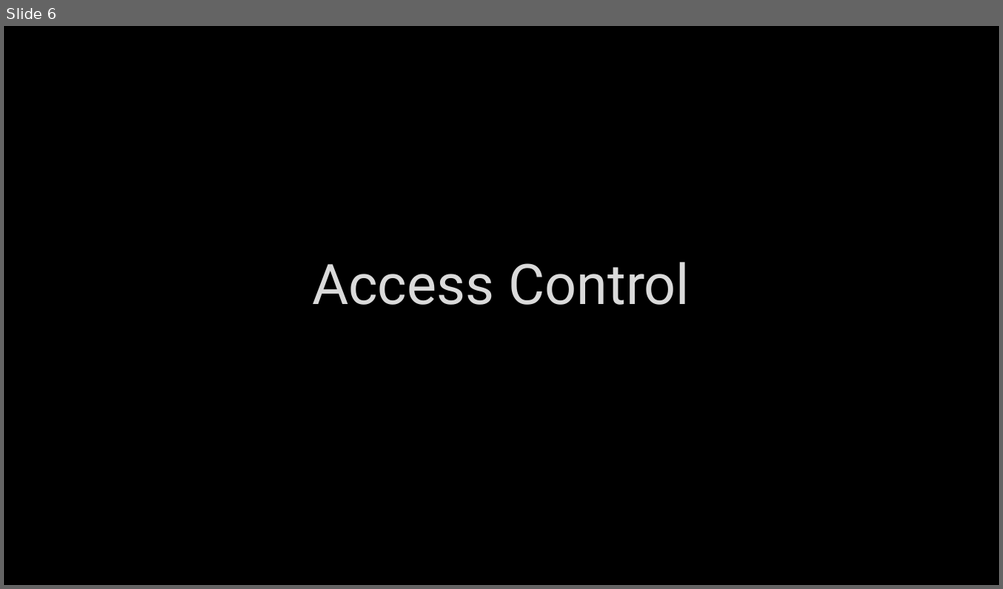
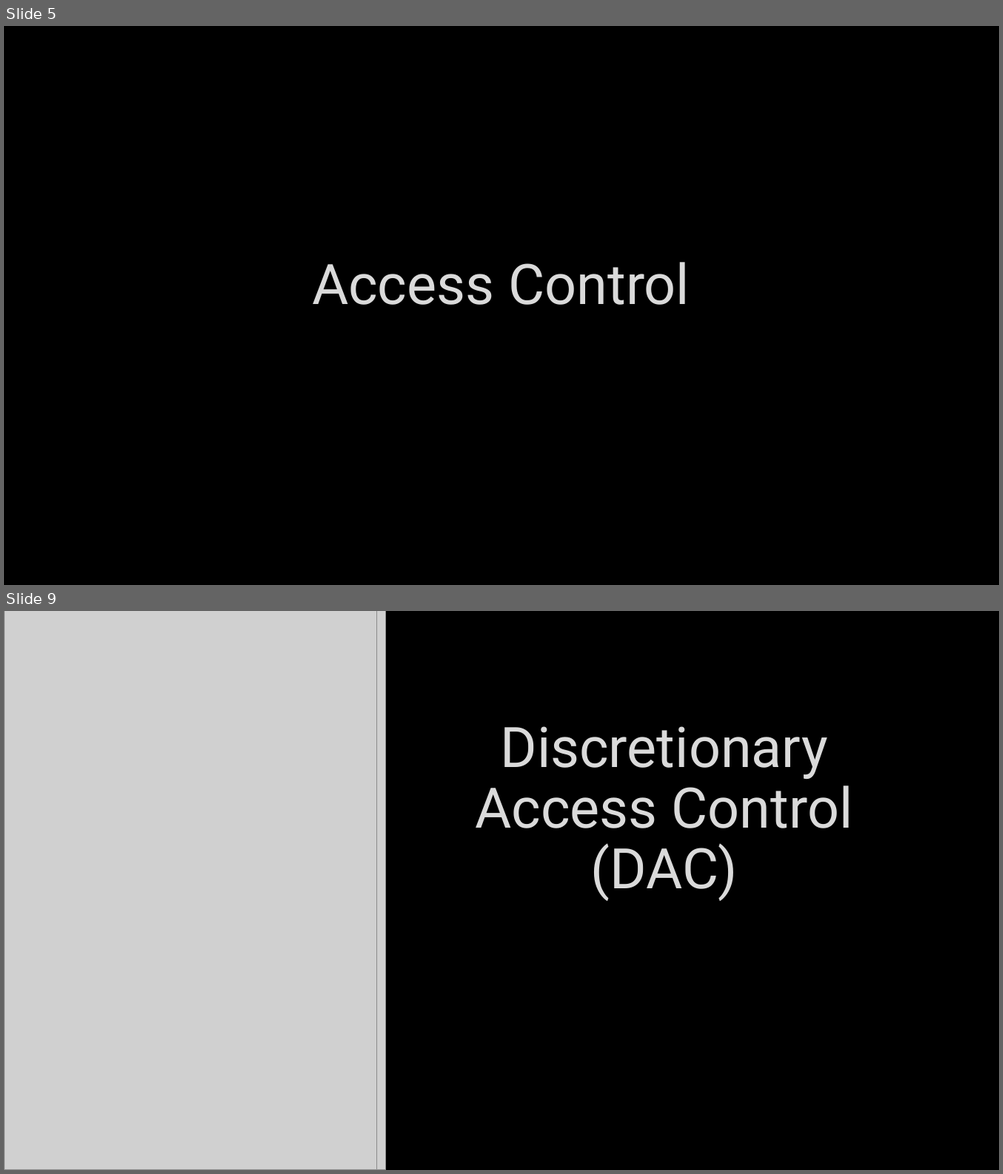
Before and after one commit to hexa-decim8/ISBPM, a slide deck: Class_Materials/Week_2/Day_1_Security_and_Architecture_WIP/ISBPM - Intro to Security.pptx. Shown one above the other, each under a label of ours: slide 6 before the commit, slides 5 and 9 after it; the slides between them are not shown. The pictures are 1003x589 and 1003x1174 pixels, drawn with LibreOffice and Linux fonts; fonts in the diff are those of the drawing; grey boxes stand for pictures; background and template pictures are left out. Boxes give left, top, right and bottom in pixels: in the first picture for what was removed or moved away, otherwise in the second. Text is boxed around its words. In the diff, an @@ line names an element or a change of style, - is before the commit and + after.

```diff
--- a/Class_Materials/Week_2/Day_1_Security_and_Architecture_WIP/ISBPM - Intro to Security.pptx
+++ b/Class_Materials/Week_2/Day_1_Security_and_Architecture_WIP/ISBPM - Intro to Security.pptx
@@ slide 9 added at <box>4,611,999,1170</box>, background picture (left out) @@
@@ picture added at <box>4,611,386,1170</box> @@
@@ picture added at <box>4,611,377,1170</box> @@
@@ title added at <box>475,726,853,901</box>, 54 pt, text #DADADA @@
+Discretionary Access Control (DAC)
@@ what was slide 6 is now slide 5 @@
```
Also in this commit, not shown: 3 slides changed, 13 other slides added, 3 other files.
